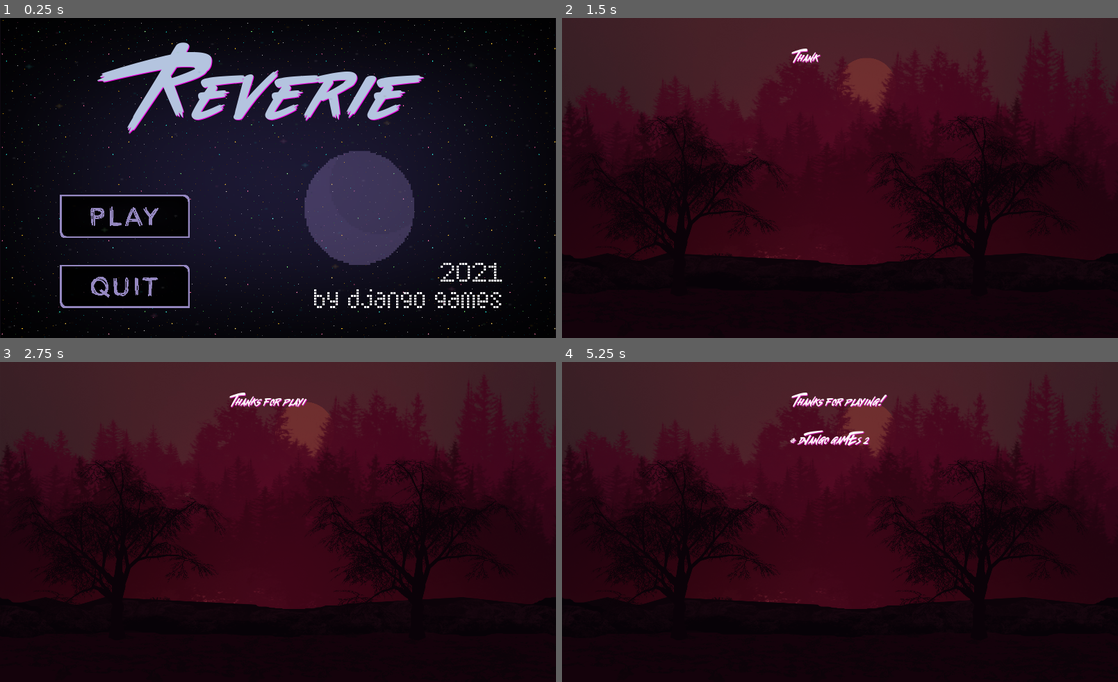
Above: before the commit, frames 1-4 (two rows, left to right).
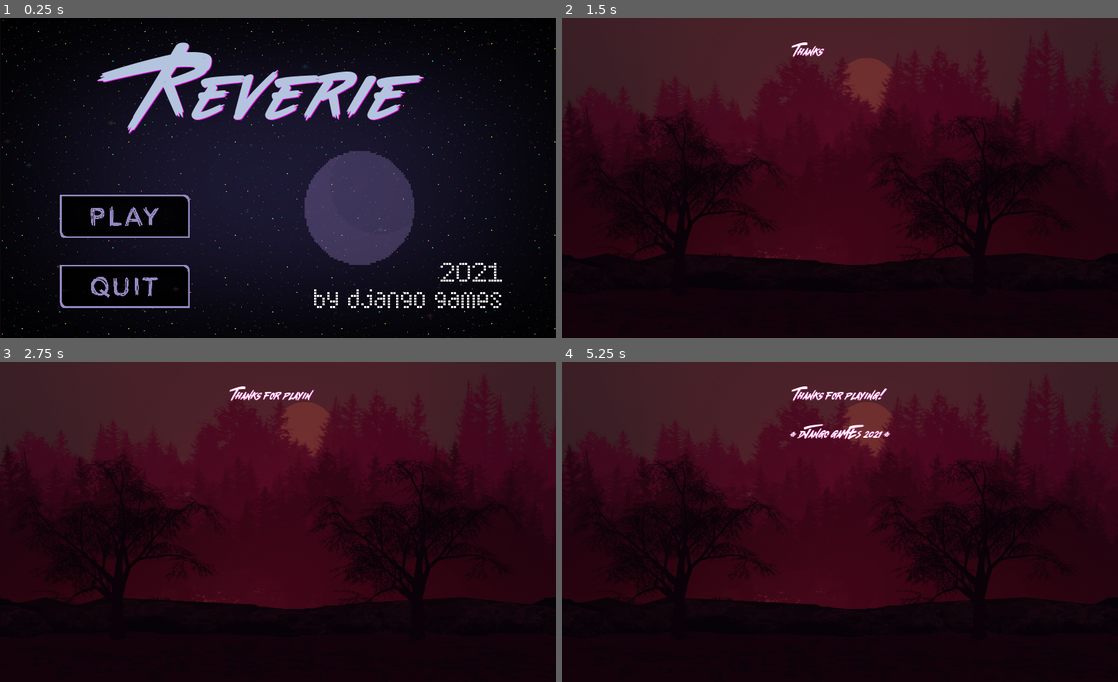
Above: after the commit, the same moments.

Repository: django-games/cgj2021
Game: Godot game, scene res://src/UI/MainMenu.tscn
Two runs of this game, one before a commit and one after it. Both use one fixed random seed, a clock stepped at 60 frames per second and the inputs below. Sound files missing from this copy of the repository are replaced by a short silence.
Inputs (mouse positions are in pixels of both pictures, inside the frame that each line leads up to):
- Up to frame 1 (0.25 s): no input
- Up to frame 2 (1.5 s): click (923, 206) at 0.5 s; hold Right (ui_right) from 1.28 s (still down)
- Up to frame 3 (2.75 s): release Right (ui_right) at 2.03 s; hold Down (ui_down) from 2.03 s (still down)
- Up to frame 4 (5.25 s): tap Enter at 2.75 s; release Down (ui_down) at 2.78 s; hold Right (ui_right) 2.78-3.53 s; hold Up (ui_up) 3.53-4.28 s; hold Left (ui_left) from 4.28 s (still down)

The runs differ from the first frame. In frame 1, less than 0.1% of the frame differs, in the area x 1-96%, y 5-94%; in frame 2, 0.2%; in frame 3, 0.6%; in frame 4, 1.3%, in the area x 41-60%, y 7-27%.

Commit message:
add final audios

Diff:
--- a/project/src/Actors/Player.gd
+++ b/project/src/Actors/Player.gd
@@ -11,6 +11,7 @@
 onready var tilemap_floor = get_parent().get_tilemap_floor()
 onready var death_message = $DeathMessage
 onready var win_message = $WinMessage
+onready var gem_sounds = $GemSounds
 
 var collected_gems = []
 const GEMS_TO_WIN = 5
@@ -114,8 +115,22 @@
 
 func pick_gem(gem_name):
 	collected_gems.append(gem_name)
+	self.play_sound(gem_name)
 	if check_win():
 		$MainMenuTimer.start()
+
+func play_sound(gem_name):
+	if gem_name == "dark_gem":
+		gem_sounds.get_node("Gem1").play()
+	elif gem_name == "silver_gem":
+		gem_sounds.get_node("Gem2").play()
+	elif gem_name == "yellow_gem":
+		gem_sounds.get_node("Gem3").play()
+	elif gem_name == "magenta_gem":
+		gem_sounds.get_node("Gem4").play()
+	elif gem_name == "purple_gem":
+		gem_sounds.get_node("Gem5").play()
+	return
 
 func check_win():
 	return collected_gems.size() == GEMS_TO_WIN
--- a/project/src/Levels/Dawn.gd
+++ b/project/src/Levels/Dawn.gd
@@ -3,8 +3,11 @@
 onready var text: Label = $Credits
 export var textSpeed: float = 0.0005
 
+func _ready():
+	self.text.percent_visible = 0
+
 # Called every frame. 'delta' is the elapsed time since the previous frame.
-func _process(delta):
+func _process(_delta):
 	self.text.percent_visible += self.textSpeed
 
 func _on_CreditsTimer_timeout():
--- a/project/src/Levels/Dawn.tscn
+++ b/project/src/Levels/Dawn.tscn
@@ -147,9 +147,9 @@
 
 [node name="Credits" type="Label" parent="."]
 margin_left = 128.0
-margin_top = 72.0
+margin_top = 56.0
 margin_right = 1208.0
-margin_bottom = 712.0
+margin_bottom = 739.0
 custom_fonts/font = SubResource( 1 )
 custom_colors/font_color = Color( 0.988235, 0.968627, 0.968627, 1 )
 custom_colors/font_outline_modulate = Color( 0.184314, 0, 0.407843, 1 )
@@ -162,14 +162,13 @@
 David Rodriguez
 German Robayo
 
-intro adapted from the lyrics of
-\"@is it cold in the water@ by sophie
+intro and narration adapted from the lyrics of
+\"@is it cold in the water@ and @it's ok to cry@ by sophie
 
 outro adapted from a poem by e.e.cummings
 
 IN MEMORIAM @ SOPHIE 1986 @ 2021"
 align = 1
-percent_visible = 0.0
 __meta__ = {
 "_edit_use_anchors_": false
 }
--- a/project/src/Levels/GeneratedLevel.tscn
+++ b/project/src/Levels/GeneratedLevel.tscn
@@ -17,6 +17,11 @@
 [ext_resource path="res://Music/UI/UI_button07.wav" type="AudioStream" id=15]
 [ext_resource path="res://Music/Glitch/horror_01_drone_glitch_01.ogg" type="AudioStream" id=16]
 [ext_resource path="res://Music/Glitch/horror_01_stinger_violin_glitch_04.ogg" type="AudioStream" id=17]
+[ext_resource path="res://Music/Narrative/gem1.ogg" type="AudioStream" id=18]
+[ext_resource path="res://Music/Narrative/gem5.ogg" type="AudioStream" id=19]
+[ext_resource path="res://Music/Narrative/gem4.ogg" type="AudioStream" id=20]
+[ext_resource path="res://Music/Narrative/gem2.ogg" type="AudioStream" id=21]
+[ext_resource path="res://Music/Narrative/gem3.ogg" type="AudioStream" id=22]
 
 [sub_resource type="ConvexPolygonShape2D" id=1]
 points = PoolVector2Array( 10.6986, 19.7687, 29.5366, 10.6986, 36.5136, 12.7917, 44.1883, 16.2802, 49.5374, 28.1412, 47.6769, 45.5837, 33.9553, 55.8167, 9.30314, 45.1186, 7.90774, 22.7921 )
@@ -186,83 +191,105 @@
 light_mask = 2
 scale = Vector2( 0.5, 0.5 )
 
+[node name="SFX" type="Control" parent="Player"]
+margin_right = 40.0
+margin_bottom = 40.0
+script = ExtResource( 11 )
+__meta__ = {
+"_edit_use_anchors_": false
+}
+
+[node name="SFX1" type="Control" parent="Player/SFX"]
+margin_right = 40.0
+margin_bottom = 40.0
+__meta__ = {
+"_edit_use_anchors_": false
+}
+
+[node name="Timer" type="Timer" parent="Player/SFX/SFX1"]
+wait_time = 5.0
+autostart = true
+
+[node name="AudioStreamPlayer2D" type="AudioStreamPlayer2D" parent="Player/SFX/SFX1"]
+stream = ExtResource( 12 )
+
+[node name="SFX2" type="Control" parent="Player/SFX"]
+margin_right = 40.0
+margin_bottom = 40.0
+__meta__ = {
+"_edit_use_anchors_": false
+}
+
+[node name="Timer" type="Timer" parent="Player/SFX/SFX2"]
+wait_time = 11.0
+autostart = true
+
+[node name="AudioStreamPlayer2D" type="AudioStreamPlayer2D" parent="Player/SFX/SFX2"]
+stream = ExtResource( 13 )
+
+[node name="SFX3" type="Control" parent="Player/SFX"]
+margin_right = 40.0
+margin_bottom = 40.0
+__meta__ = {
+"_edit_use_anchors_": false
+}
+
+[node name="Timer" type="Timer" parent="Player/SFX/SFX3"]
+wait_time = 7.0
+autostart = true
+
+[node name="AudioStreamPlayer2D" type="AudioStreamPlayer2D" parent="Player/SFX/SFX3"]
+stream = ExtResource( 14 )
+
+[node name="SFX4" type="Control" parent="Player/SFX"]
+margin_right = 40.0
+margin_bottom = 40.0
+__meta__ = {
+"_edit_use_anchors_": false
+}
+
+[node name="Timer" type="Timer" parent="Player/SFX/SFX4"]
+wait_time = 15.0
+autostart = true
+
+[node name="AudioStreamPlayer2D" type="AudioStreamPlayer2D" parent="Player/SFX/SFX4"]
+stream = ExtResource( 15 )
+
+[node name="BG" type="AudioStreamPlayer2D" parent="Player/SFX"]
+stream = ExtResource( 16 )
+volume_db = -10.0
+autoplay = true
+
+[node name="LOST" type="AudioStreamPlayer2D" parent="Player/SFX"]
+stream = ExtResource( 17 )
+volume_db = 10.0
+
+[node name="GemSounds" type="Control" parent="Player"]
+margin_right = 40.0
+margin_bottom = 40.0
+__meta__ = {
+"_edit_use_anchors_": false
+}
+
+[node name="Gem1" type="AudioStreamPlayer" parent="Player/GemSounds"]
+stream = ExtResource( 18 )
+
+[node name="Gem2" type="AudioStreamPlayer" parent="Player/GemSounds"]
+stream = ExtResource( 21 )
+
+[node name="Gem3" type="AudioStreamPlayer" parent="Player/GemSounds"]
+stream = ExtResource( 22 )
+
+[node name="Gem4" type="AudioStreamPlayer" parent="Player/GemSounds"]
+stream = ExtResource( 20 )
+
+[node name="Gem5" type="AudioStreamPlayer" parent="Player/GemSounds"]
+stream = ExtResource( 19 )
+
 [node name="Enemy" parent="." instance=ExtResource( 9 )]
 position = Vector2( 2214.31, 688.481 )
 scale = Vector2( 0.5, 0.5 )
-
-[node name="SFX" type="Control" parent="."]
-margin_right = 40.0
-margin_bottom = 40.0
-script = ExtResource( 11 )
-__meta__ = {
-"_edit_use_anchors_": false
-}
-
-[node name="SFX1" type="Control" parent="SFX"]
-margin_right = 40.0
-margin_bottom = 40.0
-__meta__ = {
-"_edit_use_anchors_": false
-}
-
-[node name="Timer" type="Timer" parent="SFX/SFX1"]
-wait_time = 5.0
-autostart = true
-
-[node name="AudioStreamPlayer2D" type="AudioStreamPlayer2D" parent="SFX/SFX1"]
-stream = ExtResource( 12 )
-
-[node name="SFX2" type="Control" parent="SFX"]
-margin_right = 40.0
-margin_bottom = 40.0
-__meta__ = {
-"_edit_use_anchors_": false
-}
-
-[node name="Timer" type="Timer" parent="SFX/SFX2"]
-wait_time = 11.0
-autostart = true
-
-[node name="AudioStreamPlayer2D" type="AudioStreamPlayer2D" parent="SFX/SFX2"]
-stream = ExtResource( 13 )
-
-[node name="SFX3" type="Control" parent="SFX"]
-margin_right = 40.0
-margin_bottom = 40.0
-__meta__ = {
-"_edit_use_anchors_": false
-}
-
-[node name="Timer" type="Timer" parent="SFX/SFX3"]
-wait_time = 7.0
-autostart = true
-
-[node name="AudioStreamPlayer2D" type="AudioStreamPlayer2D" parent="SFX/SFX3"]
-stream = ExtResource( 14 )
-
-[node name="SFX4" type="Control" parent="SFX"]
-margin_right = 40.0
-margin_bottom = 40.0
-__meta__ = {
-"_edit_use_anchors_": false
-}
-
-[node name="Timer" type="Timer" parent="SFX/SFX4"]
-wait_time = 15.0
-autostart = true
-
-[node name="AudioStreamPlayer2D" type="AudioStreamPlayer2D" parent="SFX/SFX4"]
-stream = ExtResource( 15 )
-
-[node name="BG" type="AudioStreamPlayer2D" parent="SFX"]
-stream = ExtResource( 16 )
-volume_db = -10.0
-autoplay = true
-
-[node name="LOST" type="AudioStreamPlayer2D" parent="SFX"]
-stream = ExtResource( 17 )
-volume_db = 10.0
-[connection signal="timeout" from="SFX/SFX1/Timer" to="SFX" method="SFX1_timeout"]
-[connection signal="timeout" from="SFX/SFX2/Timer" to="SFX" method="SFX2_timeout"]
-[connection signal="timeout" from="SFX/SFX3/Timer" to="SFX" method="SFX3_timeout"]
-[connection signal="timeout" from="SFX/SFX4/Timer" to="SFX" method="SFX4_timeout"]
+[connection signal="timeout" from="Player/SFX/SFX1/Timer" to="Player/SFX" method="SFX1_timeout"]
+[connection signal="timeout" from="Player/SFX/SFX2/Timer" to="Player/SFX" method="SFX2_timeout"]
+[connection signal="timeout" from="Player/SFX/SFX3/Timer" to="Player/SFX" method="SFX3_timeout"]
+[connection signal="timeout" from="Player/SFX/SFX4/Timer" to="Player/SFX" method="SFX4_timeout"]
--- a/project/src/UI/MainMenu.tscn
+++ b/project/src/UI/MainMenu.tscn
@@ -155,7 +155,7 @@
 position = Vector2( 668.334, 385.303 )
 scale = Vector2( 5.18081, 3.37841 )
 frames = SubResource( 3 )
-frame = 1
+frame = 4
 playing = true
 __meta__ = {
 "_edit_group_": true,
Not shown: 1 places in project/src/Levels/GeneratedLevel.tscn that only renumber resources
